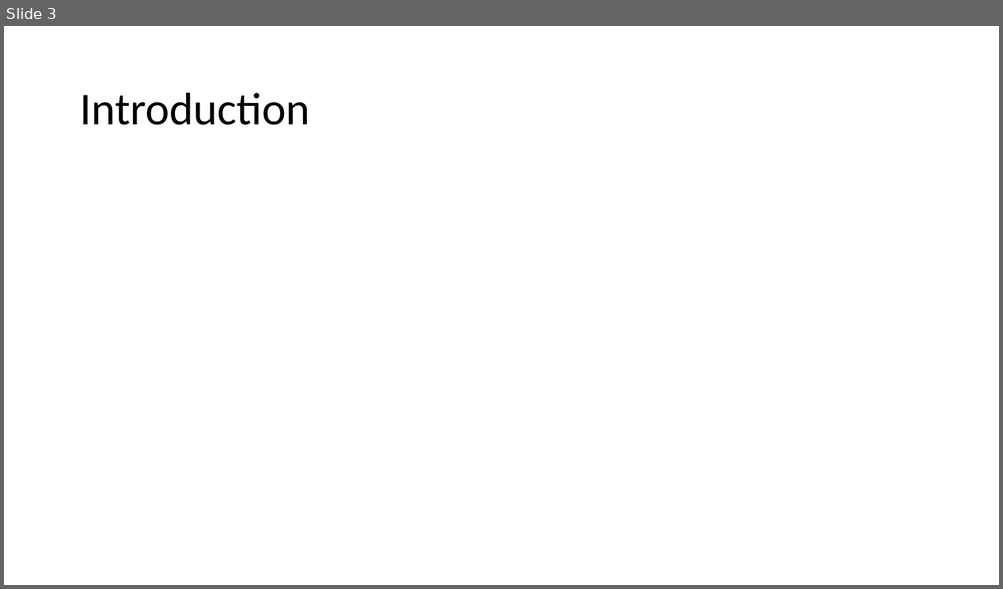
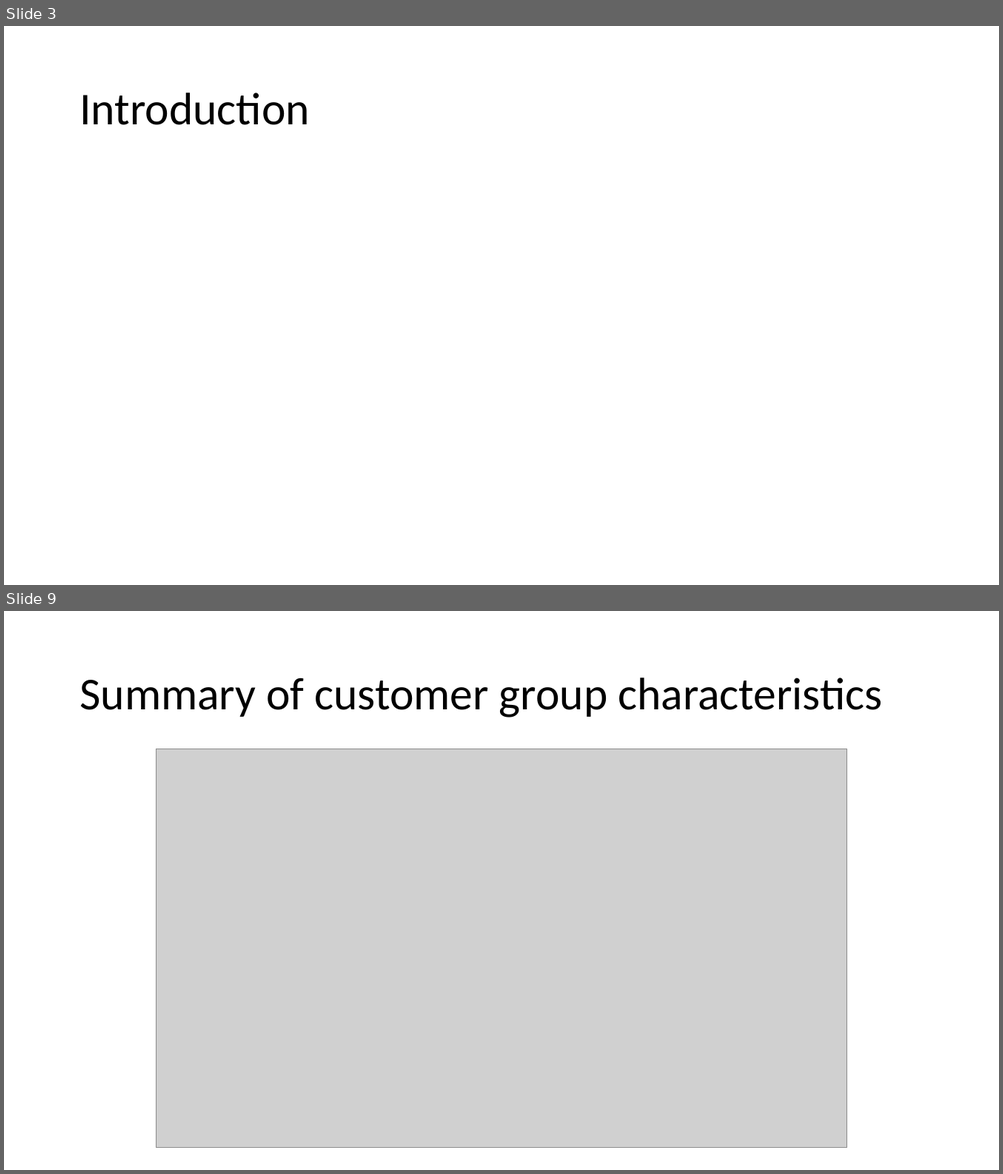
Before and after one commit to abmgis/abmgis, a slide deck: Chapter07-ModellingHumanBehaviour/Chapter7.pptx. Shown one above the other, each under a label of ours: slide 3 before the commit, slides 3 and 9 after it; the slides between them are not shown. The pictures are 1003x589 and 1003x1174 pixels, drawn with LibreOffice and Linux fonts; fonts in the diff are those of the drawing; grey boxes stand for pictures. Boxes give left, top, right and bottom in pixels: in the first picture for what was removed or moved away, otherwise in the second. Text is boxed around its words. In the diff, an @@ line names an element or a change of style, - is before the commit and + after.

```diff
--- a/Chapter07-ModellingHumanBehaviour/Chapter7.pptx
+++ b/Chapter07-ModellingHumanBehaviour/Chapter7.pptx
@@ slide 9 added at (x1=4, y1=611, x2=999, y2=1170), background #FFFFFF @@
@@ title added at (x1=79, y1=678, x2=882, y2=718), 44 pt, text #000000 @@
+Summary of customer group characteristics
@@ picture added at (x1=156, y1=749, x2=846, y2=1148) @@
```
Also in this commit, not shown: 7 other slides added, 1 other file.
